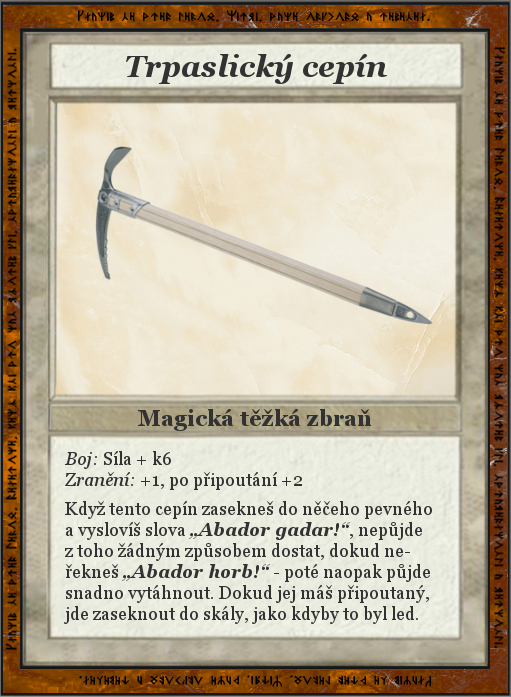
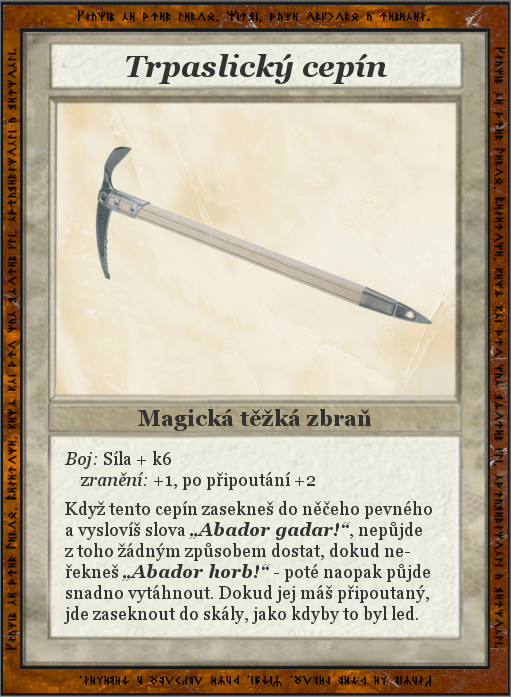
Two versions of the same layered image (511x697). Layer-by-layer changes:
painted on "Boj: Síla + k6 ..." over [65, 472, 315, 490]
